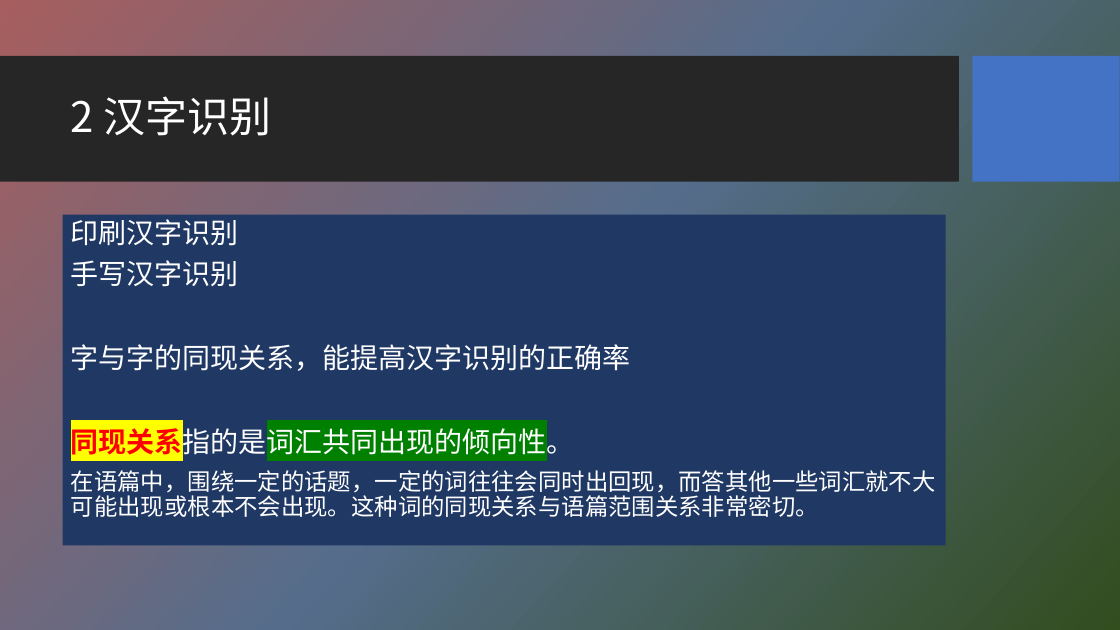
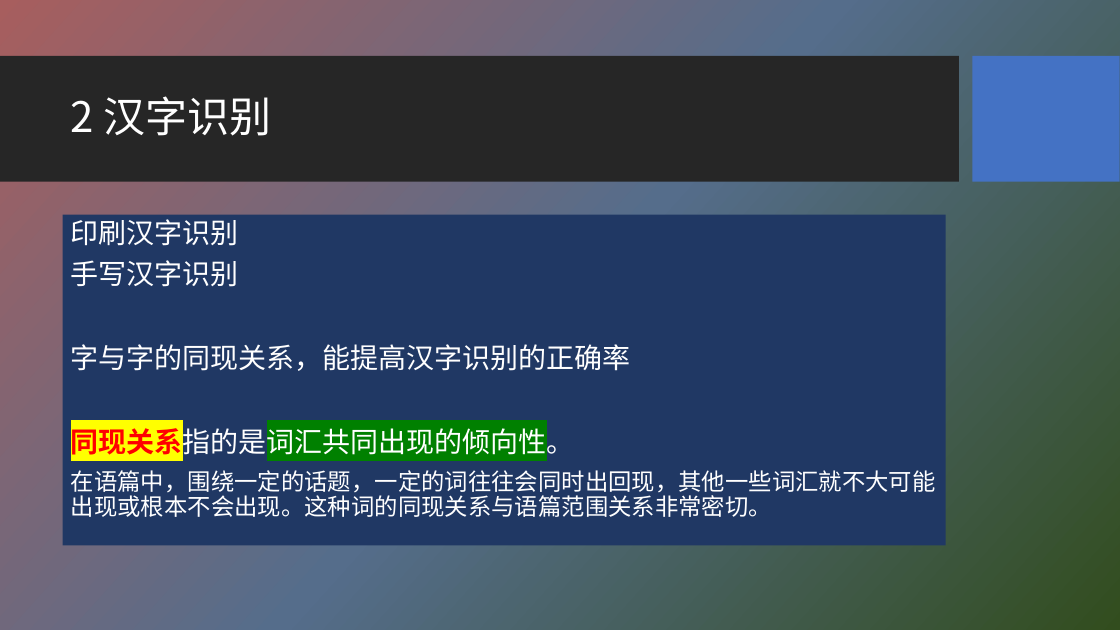
Before and after one commit to HBU/NLP_PPT, a slide deck: slide 29 of PPT-2020/ch06 字符编码与字频统计.pptx. Drawn at 1120x630 pixels with LibreOffice and Linux fonts; fonts in the diff are those of the drawing; background and template pictures are left out. Boxes give left, top, right and bottom in pixels: in the first picture for what was removed or moved away, otherwise in the second. Text is boxed around its words. In the diff, an @@ line names an element or a change of style, - is before the commit and + after.

```diff
--- a/PPT-2020/ch06 字符编码与字频统计.pptx
+++ b/PPT-2020/ch06 字符编码与字频统计.pptx
@@ text at bbox=[71, 470, 936, 517]: text changed @@
-在语篇中，围绕一定的话题，一定的词往往会同时出回现，而答其他一些词汇就不大可能出现或根本不会出现。这种词的同现关系与语篇范围关系非常密切。
+在语篇中，围绕一定的话题，一定的词往往会同时出回现，其他一些词汇就不大可能出现或根本不会出现。这种词的同现关系与语篇范围关系非常密切。
```
Also in this commit, not shown: 1 other slide changed.
